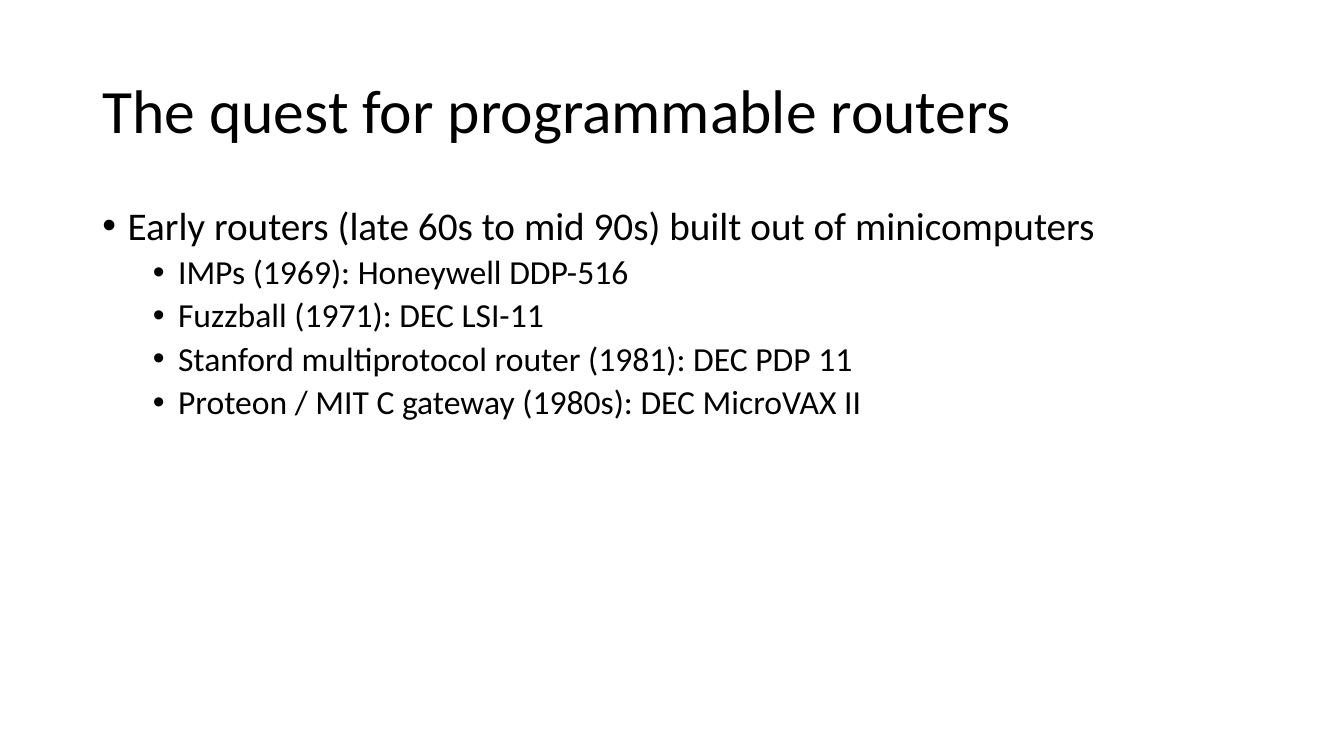
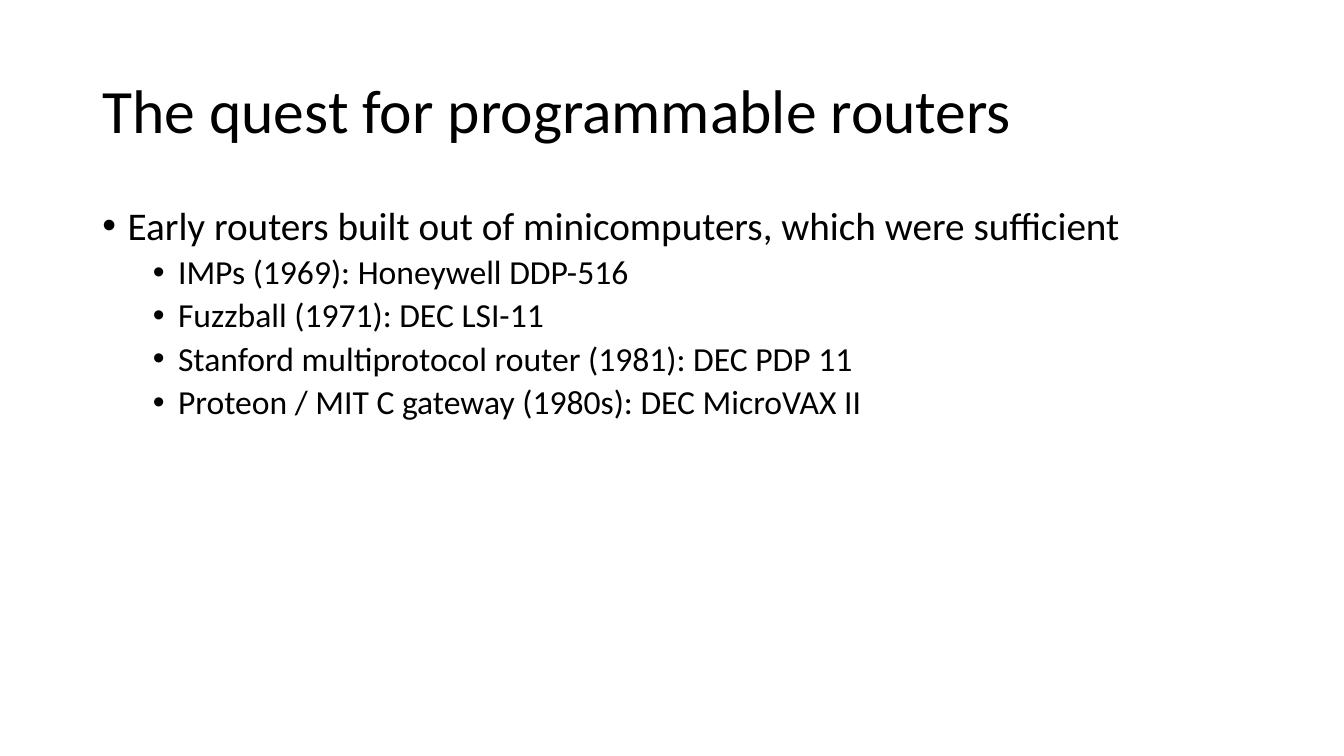
Before and after one commit to anirudhSK/pifo-domino-marple-ppts, a slide deck: slide 5 of combined_domino_pifo.pptx. Drawn at 1344x756 pixels with LibreOffice and Linux fonts; fonts in the diff are those of the drawing. Boxes give left, top, right and bottom in pixels: in the first picture for what was removed or moved away, otherwise in the second. Text is boxed around its words. In the diff, an @@ line names an element or a change of style, - is before the commit and + after.

```diff
--- a/combined_domino_pifo.pptx
+++ b/combined_domino_pifo.pptx
@@ text at bbox=[128, 212, 1120, 247]: text changed @@
-• Early routers (late 60s to mid 90s) built out of minicomputers
+• Early routers built out of minicomputers, which were sufficient
```
Also in this commit, not shown: 7 other slides changed, 1 slide added.
